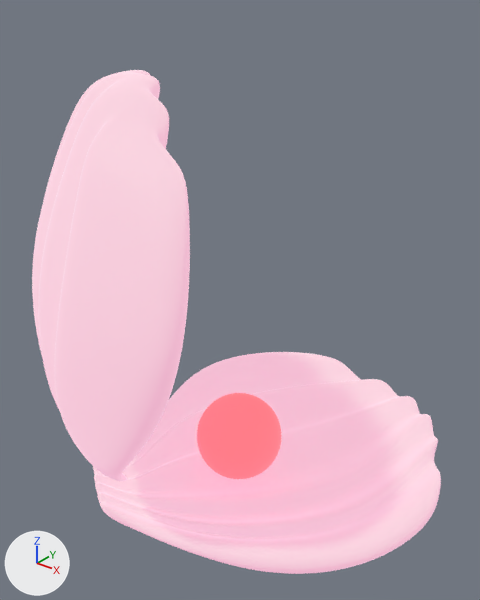
A saved change to the glTF model public/assets/models/clamshell.gltf.
Rendered twice from a 50 mm lens placed at (-1.466, -3.74, 1.481), pointed at (-2.446, -2.515, 0.721). The lights are fixed; the arrows at lower left show +X, +Y and +Z. Where no turn or scale is listed for an object, it has been applied to the vertices.

Before the edit, the objects in view are built like this:
```python
me_mesh_0 = bpy.data.meshes.new('Mesh_0')
me_mesh_0.from_pydata(...)  # 10242 vertices, 20480 faces; spans x -0.391..0.534, y -0.414..0.533, z -0.256..0.02
me_mesh_0.materials.append(mat_pink)  # green #abceb9
me_mesh_1 = bpy.data.meshes.new('Mesh_1')
me_mesh_1.from_pydata(...)  # 10242 vertices, 20480 faces; spans x -0.368..0.404, y -0.278..0.305, z -0.106..0.892
me_mesh_1.materials.append(mat_pink)  # green #abceb9
me_mesh_2 = bpy.data.meshes.new('Mesh_2')
me_mesh_2.from_pydata(...)  # 1986 vertices, 3968 faces; spans x -0.122..0.122, y -0.122..0.122, z -0.122..0.122
me_mesh_2.materials.append(mat_pearl)
ob_bottom_shell = bpy.data.objects.new('Bottom Shell', me_mesh_0)
ob_bottom_shell.location = (-2.42, -2.505, 0.271)
ob_pearl = bpy.data.objects.new('Pearl', me_mesh_2)
ob_pearl.location = (-2.446, -2.518, 0.287)
ob_top_shell = bpy.data.objects.new('Top Shell', me_mesh_1)
ob_top_shell.location = (-2.601, -2.774, 0.408)
```
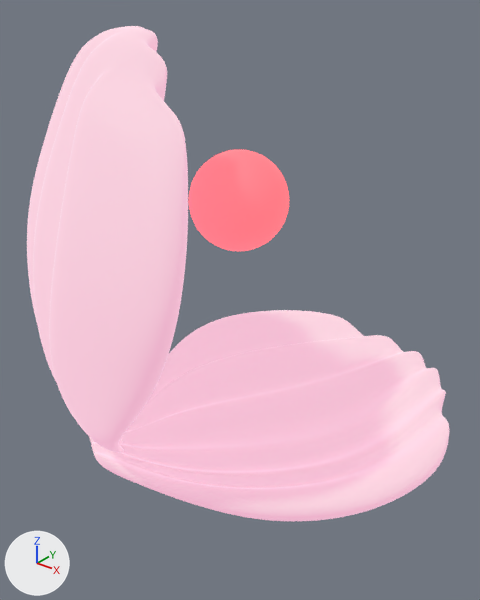
Boxes [x1, y1, x2, y2] around the edits, measured in the pictures (480 x 600 px):
'Bottom Shell', moved: before [93, 352, 441, 574]; after [89, 310, 449, 521]
'Top Shell', moved: before [32, 70, 190, 481]; after [27, 26, 188, 453]
'Pearl', moved: before [197, 393, 281, 479]; after [189, 150, 289, 251]

The change in detail:
Object 'Bottom Shell' (ob_bottom_shell) moves from (-2.42, -2.505, 0.271) to (-2.42, -2.505, 0.437).
Object 'Top Shell' (ob_top_shell) moves from (-2.601, -2.774, 0.408) to (-2.601, -2.774, 0.497).
Object 'Pearl' (ob_pearl) moves from (-2.446, -2.518, 0.287) to (-2.446, -2.518, 0.991).
